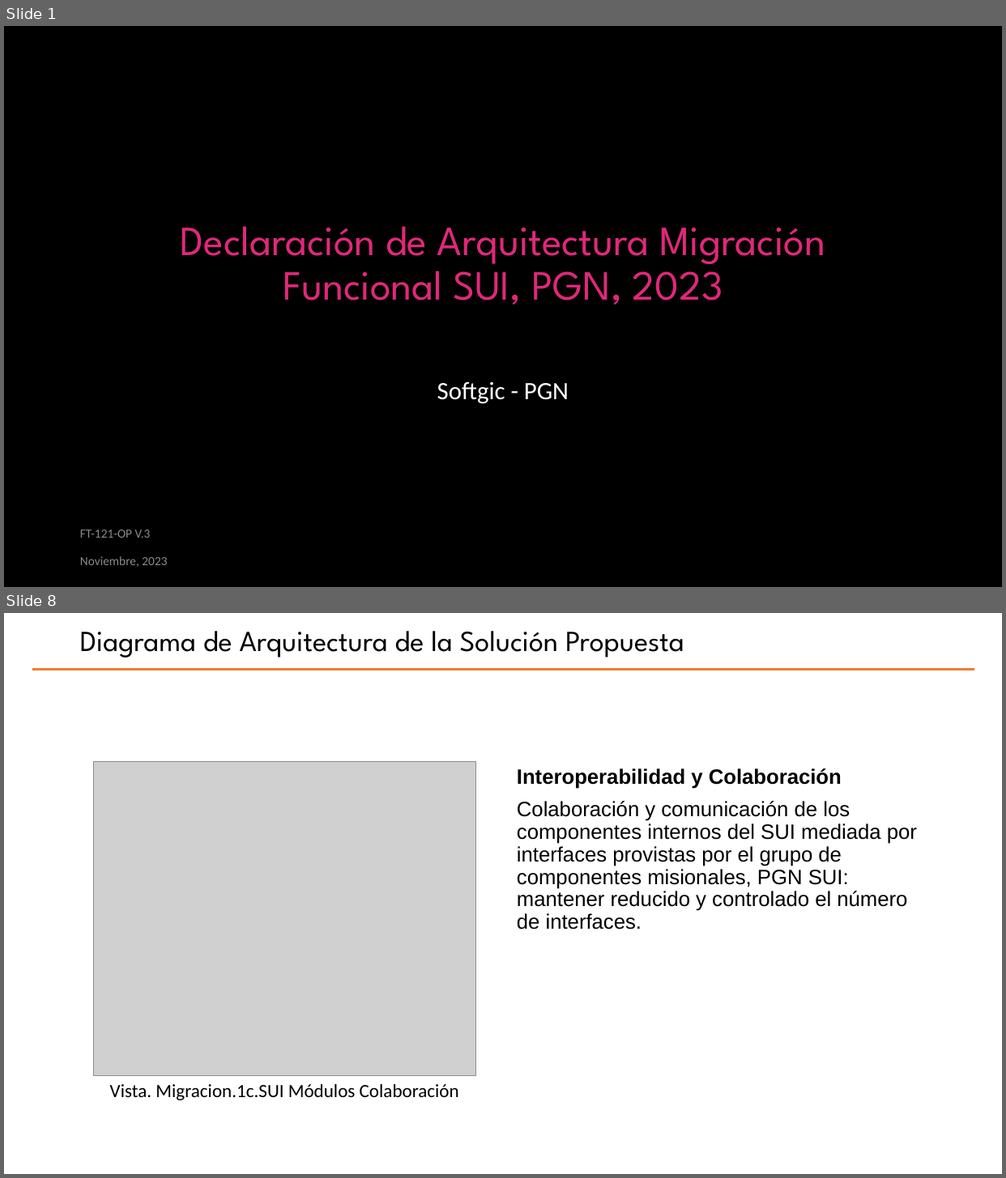
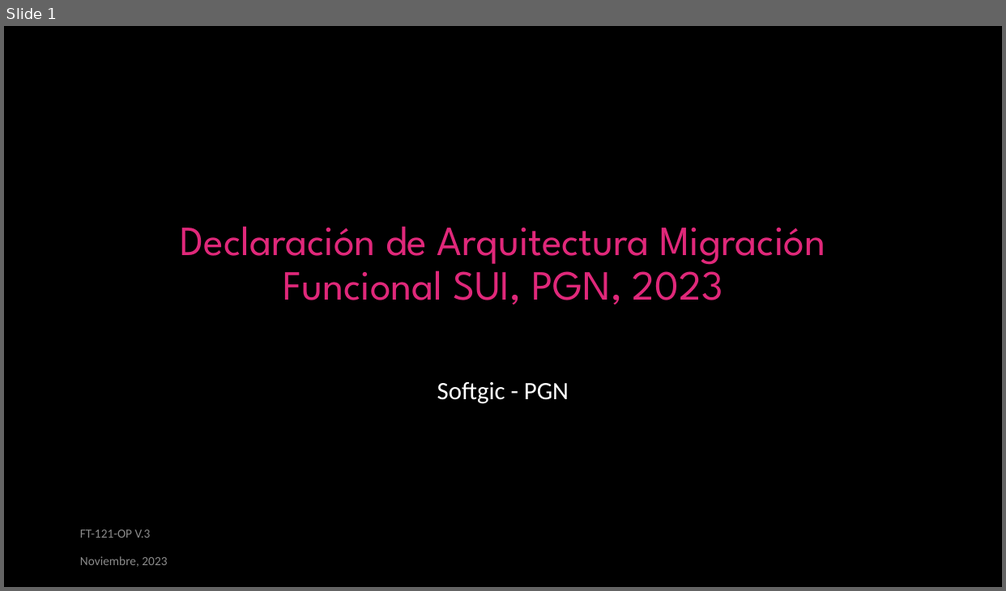
Before and after one commit to hwong23/pgn-078, a slide deck: content/pptxoutpt.pptx. Shown one above the other, each under a label of ours: slides 1 and 8 before the commit, slide 1 after it; the slides between them are not shown. The pictures are 1006x1178 and 1006x591 pixels, drawn with LibreOffice and Linux fonts; fonts in the diff are those of the drawing; grey boxes stand for pictures; background and template pictures are left out. Boxes give left, top, right and bottom in pixels: in the first picture for what was removed or moved away, otherwise in the second. Text is boxed around its words. In the diff, an @@ line names an element or a change of style, - is before the commit and + after.

```diff
--- a/content/pptxoutpt.pptx
+++ b/content/pptxoutpt.pptx
@@ slide 8 removed at [4, 613, 1002, 1174], background #FFFFFF @@
@@ title removed at [80, 631, 684, 658] @@
-Diagrama de Arquitectura de la Solución Propuesta
@@ line removed from (32, 669) to (975, 669) @@
@@ picture removed at [93, 762, 475, 1076] @@
@@ text removed at [517, 769, 917, 930] @@
-Interoperabilidad y Colaboración
-Colaboración y comunicación de los componentes internos del SUI mediada por interfaces provistas por el grupo de componentes misionales, PGN SUI: mantener reducido y controlado el número de interfaces.
@@ text removed at [110, 1084, 459, 1101] @@
-Vista. Migracion.1c.SUI Módulos Colaboración
```
Also in this commit, not shown: 2 slides changed, 3 slides added, 14 other slides removed, 16 other files.
